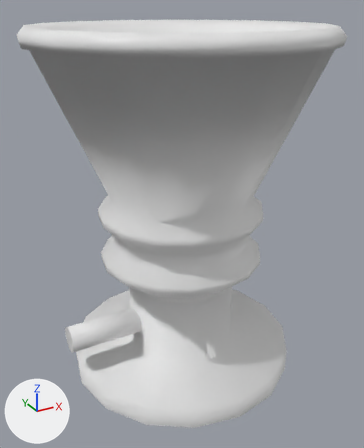
Two versions of the COLLADA model models/ph-mpd-fcm/prod/scene/kuka-vacuum-gripper.dae, one commit apart.
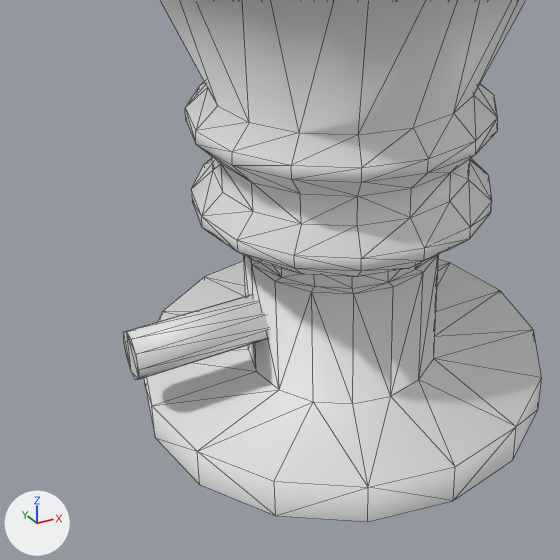
Each version appears first whole from a camera (50 mm lens) standing at (-0.673, -1.23, 1.079) and looking at (-0.006, -0.018, 0.473), and next in a close-up on the part from 0% to 81% of the width and 34% to 100% of the height. Arrows for +X, +Y and +Z are at lower left; the lights stay in place. The close-ups show mesh edges as thin lines. Where no turn or scale is listed for an object, it has been applied to the vertices.

The first close-up shows 'Cylinder', 'kukaVacuumGripper'.
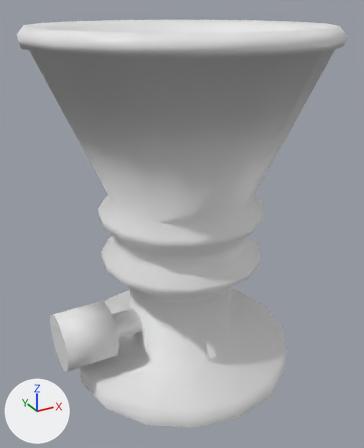
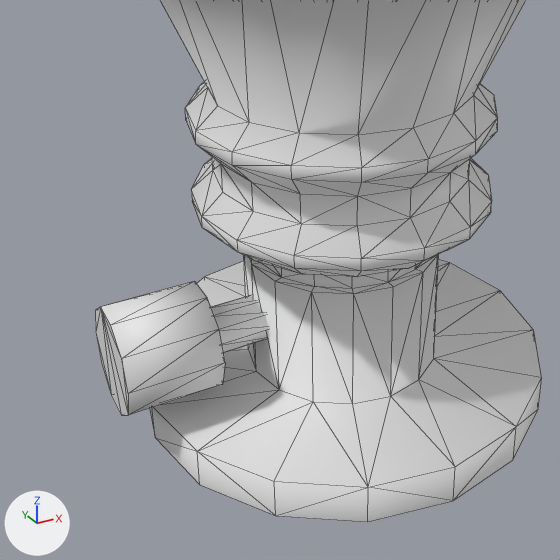
Commit message: kuka manipulator cable sleeves

Where the change shows, as pixel boxes (x1, y1, x2, y2) in the close-ups (560 x 560 px):
'gripperPlug', added: after (95, 281, 268, 415)
'Cylinder', deleted: before (123, 295, 268, 380)

What changed in the scene script:
```text
Add me_cylinder_001_1:
    me_cylinder_001_1.from_pydata(...)  # 40 vertices, 76 faces; spans x 0.0..0.265, y -0.088..0.088, z -0.083..0.083
Remove ob_cylinder:
    ob_cylinder = bpy.data.objects.new('Cylinder', me_cylinder_001)
    ob_cylinder.location = (0.0, 0.0, 0.275)
Add ob_gripperplug:
    ob_gripperplug = bpy.data.objects.new('gripperPlug', me_cylinder_001_1)
    ob_gripperplug.location = (-0.405, 0.0, 0.172)
```
